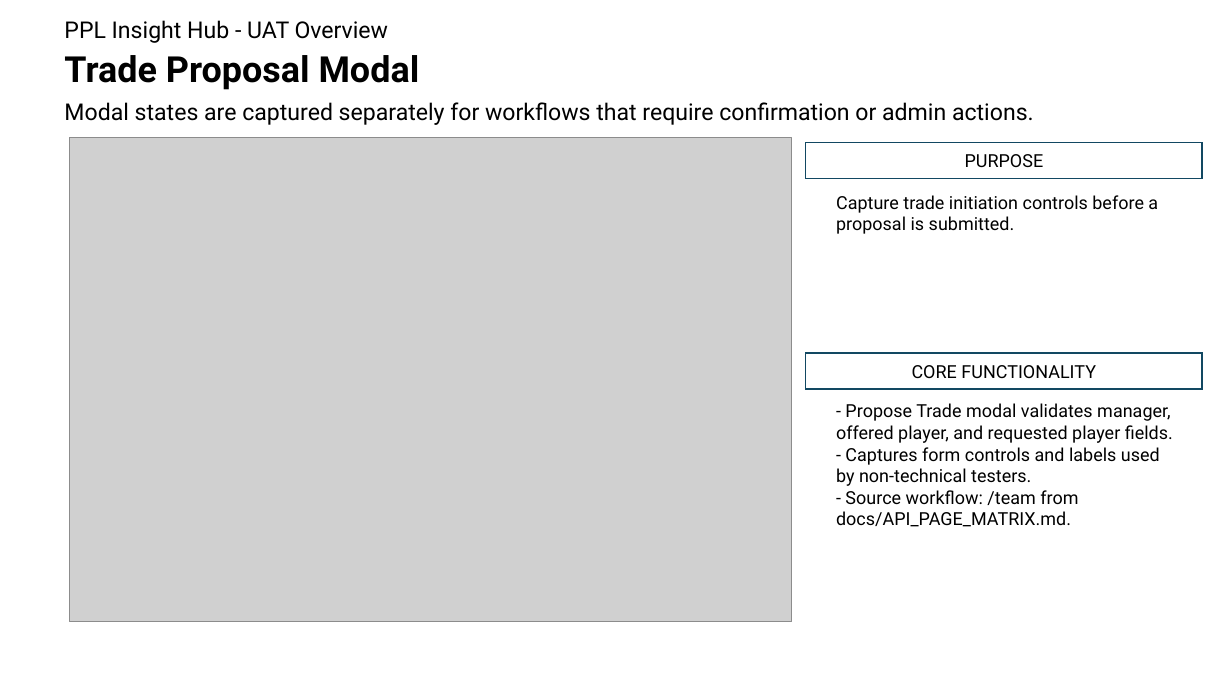
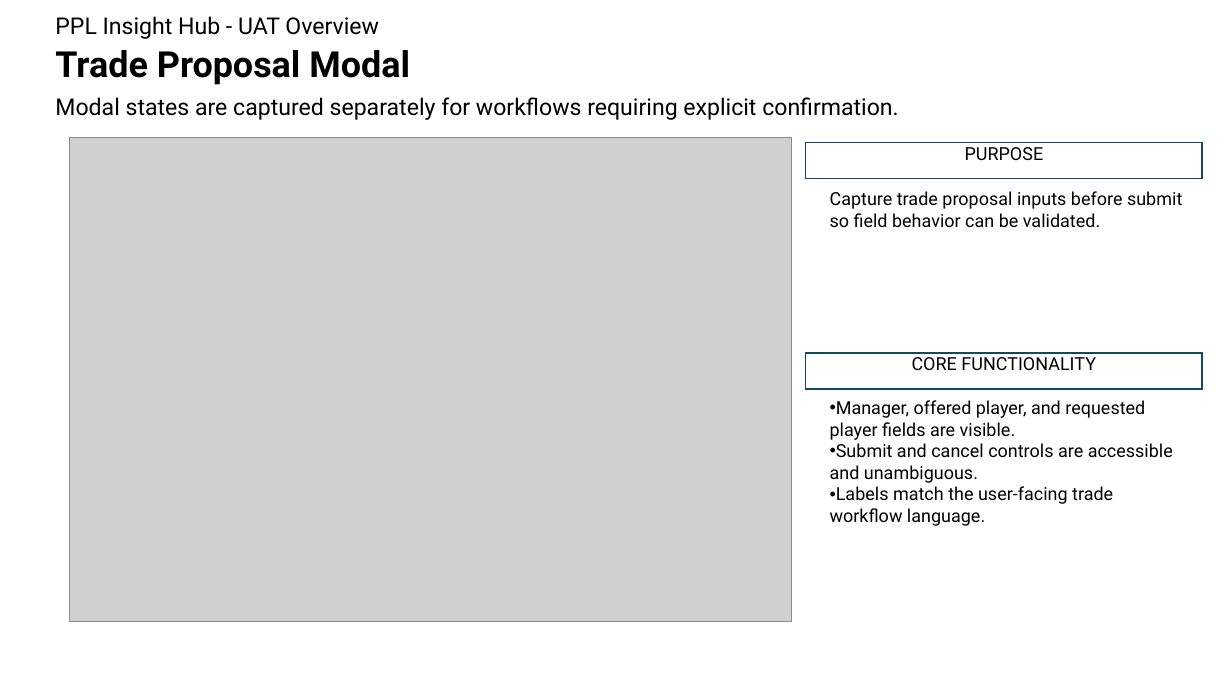
Before and after one commit to NPGrant81/fantasy-football-pi, a slide deck: slide 25 of docs/uat/uat_overview.pptx. Drawn at 1232x693 pixels with LibreOffice and Linux fonts; fonts in the diff are those of the drawing; grey boxes stand for pictures. Boxes give left, top, right and bottom in pixels: in the first picture for what was removed or moved away, otherwise in the second. Text is boxed around its words. In the diff, an @@ line names an element or a change of style, - is before the commit and + after.

Commit message:
Refresh UAT deck assets and capture automation

```diff
--- a/docs/uat/uat_overview.pptx
+++ b/docs/uat/uat_overview.pptx
@@ text "PPL Insight Hub - UAT ...": place and size @@
-text "PPL Insight Hub - UAT ..." at [64, 20, 389, 43]
+text "PPL Insight Hub - UAT ..." at [55, 16, 379, 39]
@@ text "Trade Proposal Modal": place and size @@
-text "Trade Proposal Modal" at [64, 55, 420, 90]
+text "Trade Proposal Modal" at [55, 50, 410, 85]
@@ text at [55, 97, 899, 120]: text changed @@
-Modal states are captured separately for workflows that require confirmation or admin actions.
+Modal states are captured separately for workflows requiring explicit confirmation.
@@ rectangle "PURPOSE" at [806, 142, 1202, 178]: vertical alignment middle to top @@
@@ text at [830, 191, 1182, 227]: text changed @@
-Capture trade initiation controls before a proposal is submitted.
+Capture trade proposal inputs before submit so field behavior can be validated.
@@ rectangle "CORE FUNCTIONALITY" at [806, 353, 1202, 389]: vertical alignment middle to top @@
@@ text at [830, 400, 1173, 526]: text changed @@
-- Propose Trade modal validates manager, offered player, and requested player fields.
-- Captures form controls and labels used by non-technical testers.
-- Source workflow: /team from docs/API_PAGE_MATRIX.md.
+• Manager, offered player, and requested player fields are visible.
+• Submit and cancel controls are accessible and unambiguous.
+• Labels match the user-facing trade workflow language.
```
Also in this commit, not shown: 24 other slides changed, 8 slides added, 3 other files.
